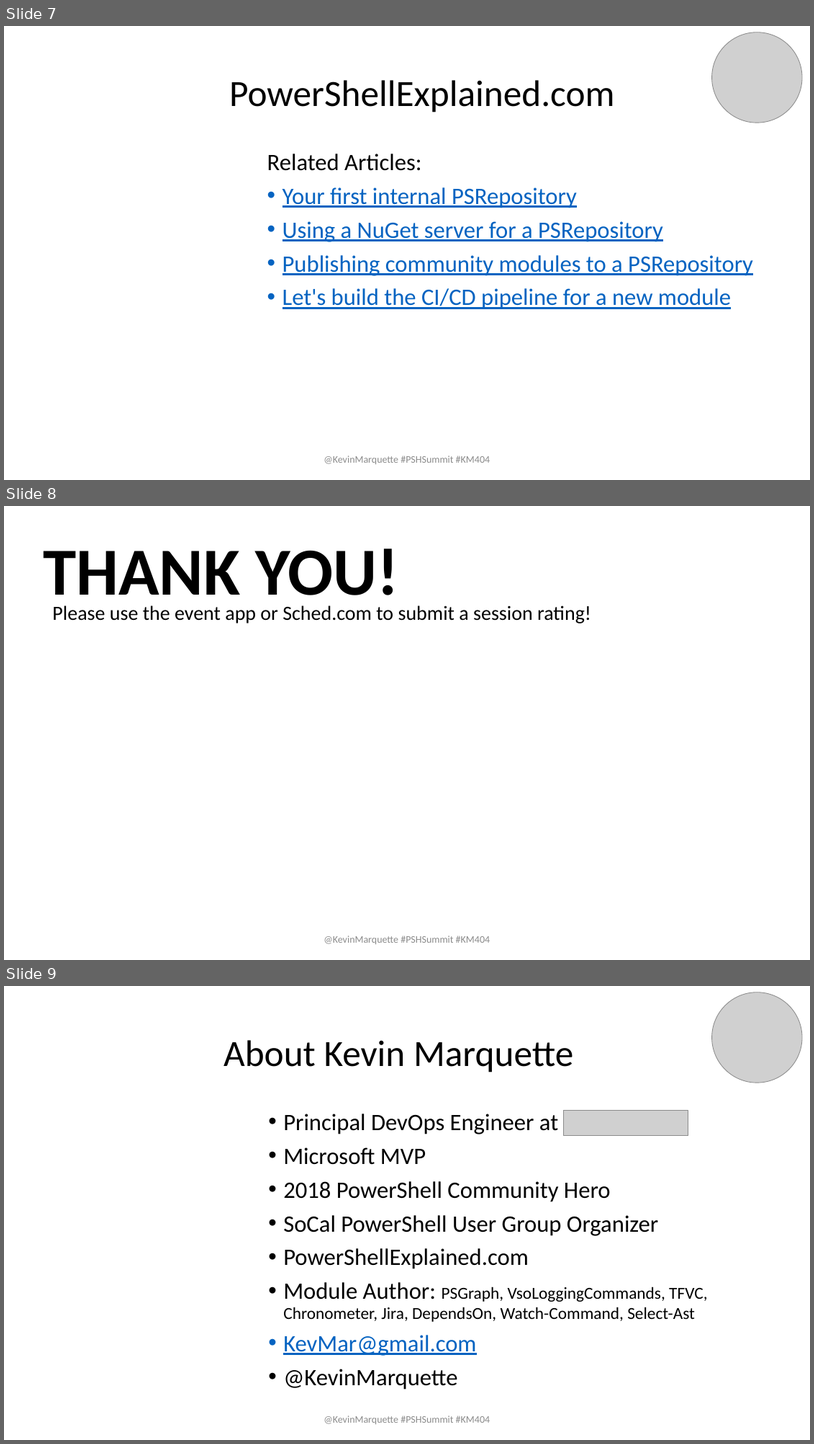
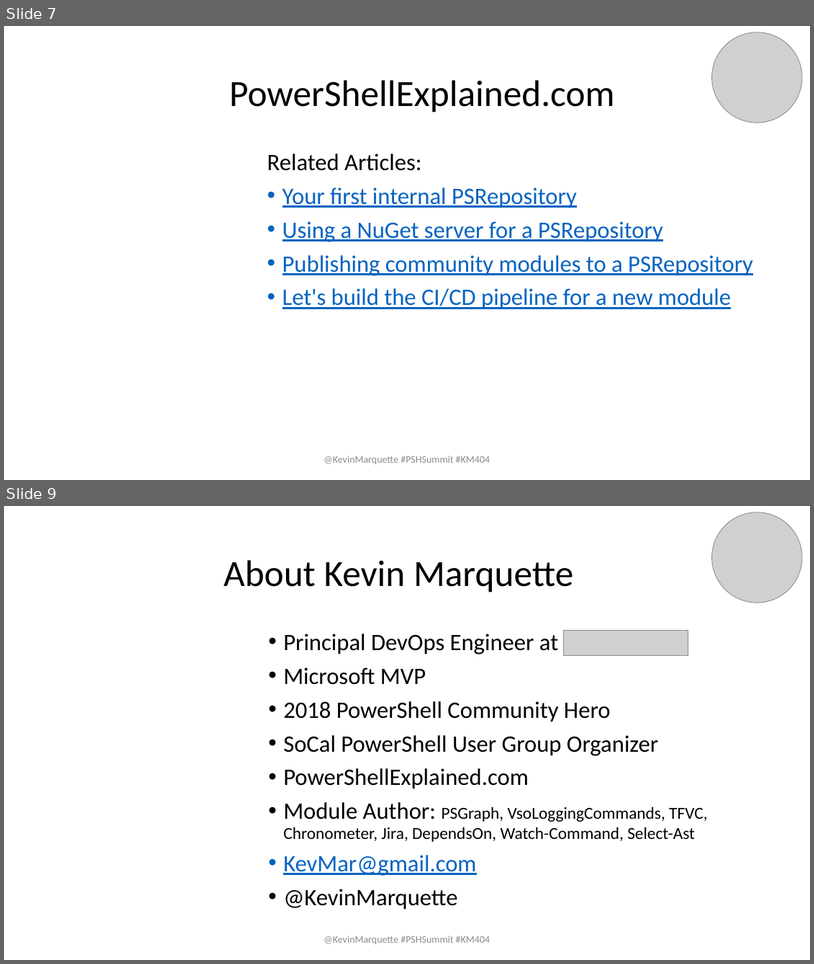
Before and after one commit to KevinMarquette/ManagingModulesPresentation, a slide deck: ManagingModulesPresentation.pptx. Shown one above the other, each under a label of ours: slides 7, 8 and 9 before the commit, slides 7 and 9 after it; the slides between them are not shown. The pictures are 814x1444 and 814x964 pixels, drawn with LibreOffice and Linux fonts; fonts in the diff are those of the drawing; grey boxes stand for pictures; background and template pictures are left out. Boxes give left, top, right and bottom in pixels: in the first picture for what was removed or moved away, otherwise in the second. Text is boxed around its words. In the diff, an @@ line names an element or a change of style, - is before the commit and + after.

```diff
--- a/ManagingModulesPresentation.pptx
+++ b/ManagingModulesPresentation.pptx
@@ slide 8 removed at (4, 506, 810, 960), background #FFFFFF @@
@@ text removed at (44, 548, 399, 610) @@
-THANK YOU!
@@ text removed at (52, 605, 592, 623) @@
-Please use the event app or Sched.com to submit a session rating!
@@ text removed at (324, 935, 490, 944) @@
-@KevinMarquette #PSHSummit #KM404
```
Also in this commit, not shown: 1 slide changed, 1 slide added, 4 other files.
